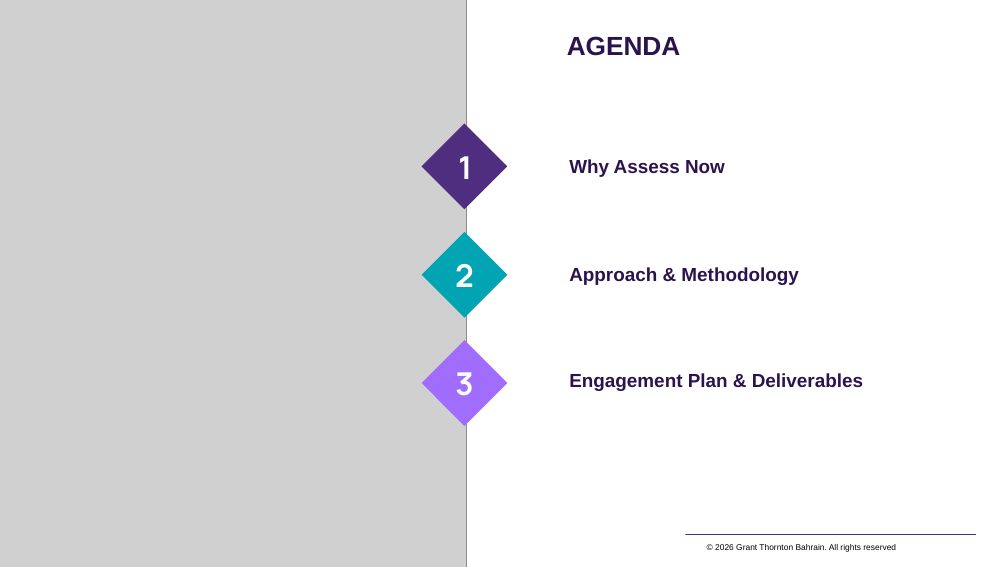
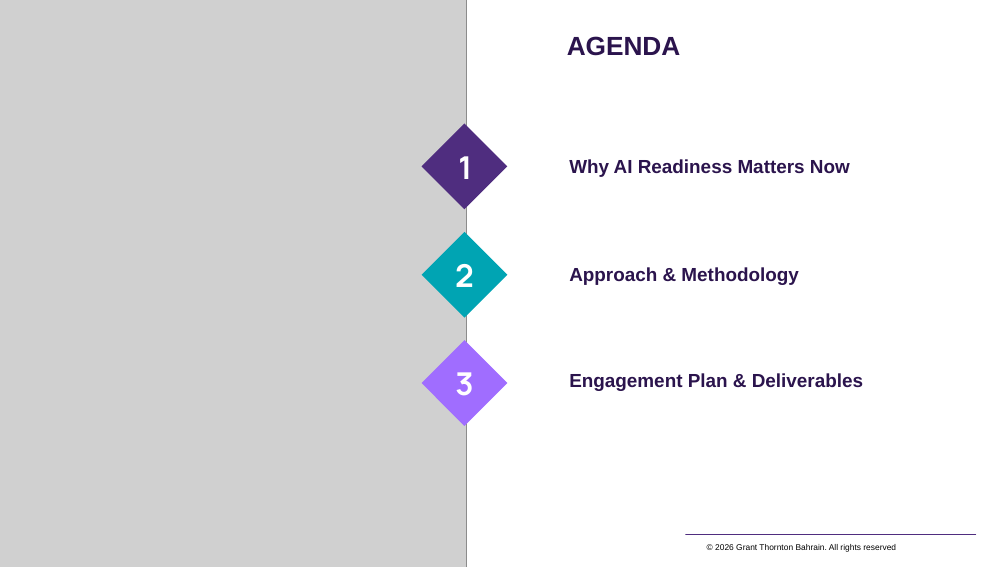
Before and after one commit to mahekdevangtrivedi-wq/GT-AI-Service-Line, a slide deck: slide 2 of 01_AI_Governance_Risk_Compliance/1.3_AI_Readiness_Assessment_Tool/GT_AI_Readiness_Assessment_Proposal.pptx. Drawn at 1008x567 pixels with LibreOffice and Linux fonts; fonts in the diff are those of the drawing; grey boxes stand for pictures; background and template pictures are left out. Boxes give left, top, right and bottom in pixels: in the first picture for what was removed or moved away, otherwise in the second. Text is boxed around its words. In the diff, an @@ line names an element or a change of style, - is before the commit and + after.

```diff
--- a/01_AI_Governance_Risk_Compliance/1.3_AI_Readiness_Assessment_Tool/GT_AI_Readiness_Assessment_Proposal.pptx
+++ b/01_AI_Governance_Risk_Compliance/1.3_AI_Readiness_Assessment_Tool/GT_AI_Readiness_Assessment_Proposal.pptx
@@ text at bbox=[569, 159, 850, 177]: text changed @@
-Why Assess Now
+Why AI Readiness Matters Now
```
Also in this commit, not shown: 8 other slides changed, 5 slides added, 1 slide removed, 7 other files.
